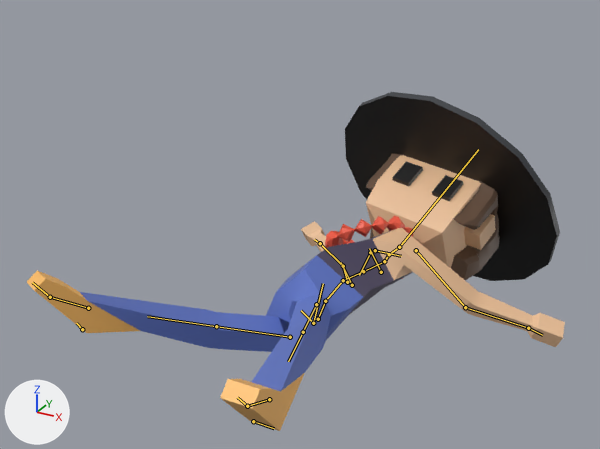
One commit to the Blender file Art/Julz.blend: the scene before it, then after it.
Camera for both pictures: a 50 mm camera at (0.936, -1.598, 1.147) aimed at (-0.149, 0.374, 0.161). The axes (+X, +Y, +Z) are drawn at lower left. The lights are the same throughout. Both versions are drawn at frame 19 of the action 'Draw Lose'; the numbers are the values there. The bones that bend it are drawn over the model as lines.

In view in the first picture: 'Julz'.
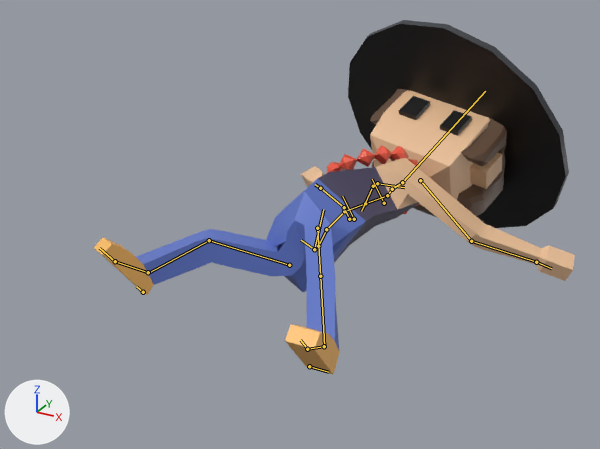
The edits, one by one:
Bone 'spine' (bone_spine) moves from (-0.063, -0.722, -0.122) to (-0.063, -0.488, -0.182).
Bone 'Head' (bone_head) turns from (30, 42, 3) to (29, 45, 4) degrees about its own x, y and z.
Bone 'IK_Handle_L' (bone_ik_handle_l) moves from (0.092, -0.356, 0.048) to (0.092, -0.105, 0.041).
Bone 'IK_Handle_R' (bone_ik_handle_r) moves from (-0.409, -0.183, 0.003) to (-0.409, 0.069, -0.004).
Bone 'kneeIK.l' (bone_kneeik_l) moves from (0.097, 0.241, -0.055) to (0.097, -0.214, -0.297).
Bone 'kneeIK.r' (bone_kneeik_r) moves from (-0.571, 0.083, -0.055) to (-0.571, -0.373, -0.297).

Location of each change, [x1, y1, x2, y2] in pixels of the pictures (600 x 449 px):
'Julz', posed (11% narrower)
    before: [27, 92, 565, 431]
    after: [94, 20, 575, 375]
bone 'spine', root to tip
    before: (318, 319) to (325, 301)
    after: (318, 246) to (326, 229)
bone 'Head', root to tip
    before: (399, 247) to (478, 149)
    after: (402, 182) to (485, 91)
